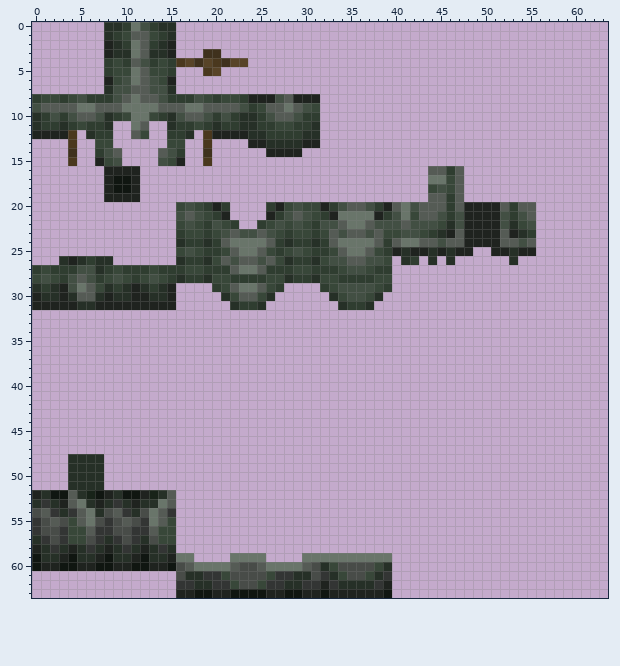
A pixel-art sprite gets an edit: src/main/resources/assets/unwanted/textures/models/armor/profundium_armor.png. Above is the file before it was changed.
The file is 64x64 pixels. Colours within 5 levels of each other are drawn and written as one.
New version:
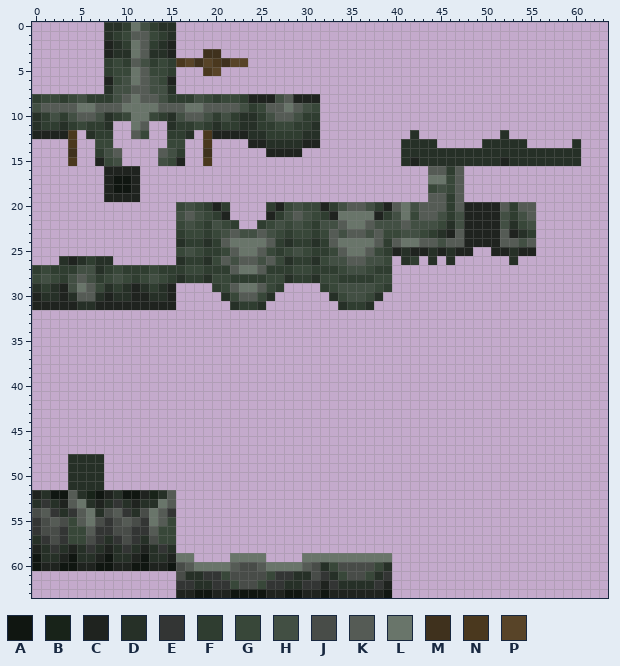
Palette (. is transparent): A #101611  B #182319  C #1f231f  D #263027  E #333534  F #2f3d30  G #384739  H #424f43  J #484c48  K #555b55  L #69756a  M #3f311d  N #4a381e  P #584428
Changes in this commit:
@@ x 39..62 @@
 11 ........................
-12 ........................
-13 ........................
-14 ........................
-15 ........................
+12 ...D.........D..........
+13 ..DDDD.....DDDDD.....D..
+14 ..DDDDDDDDDDDDDDDDDDDD..
+15 ..DCDDDDDDDDDCDDDDDDDD..
 16 .....KKFK...............
